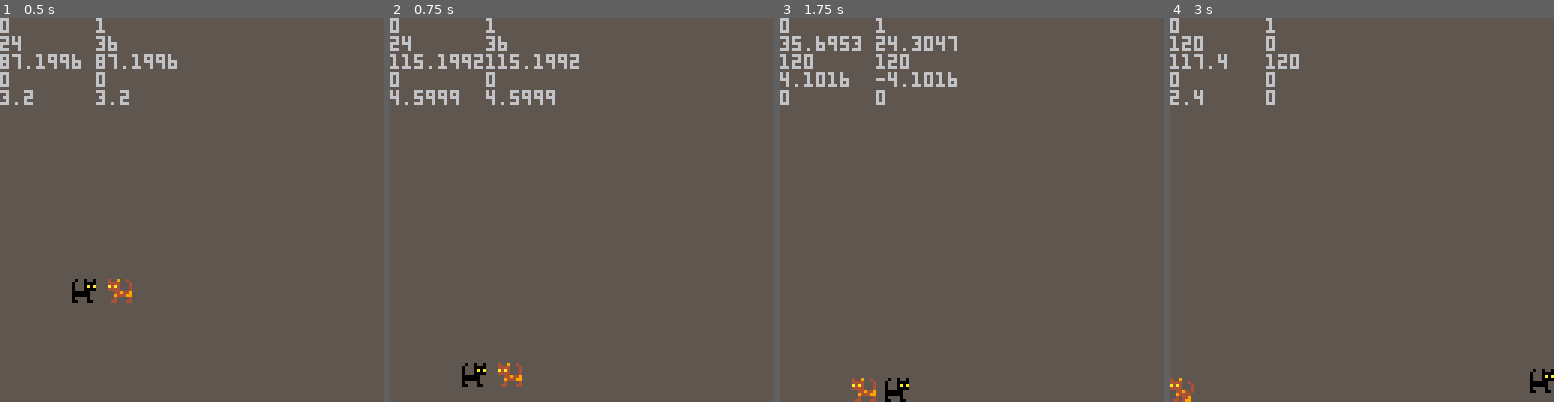
Above: before the commit, frames 1-4 (left to right).
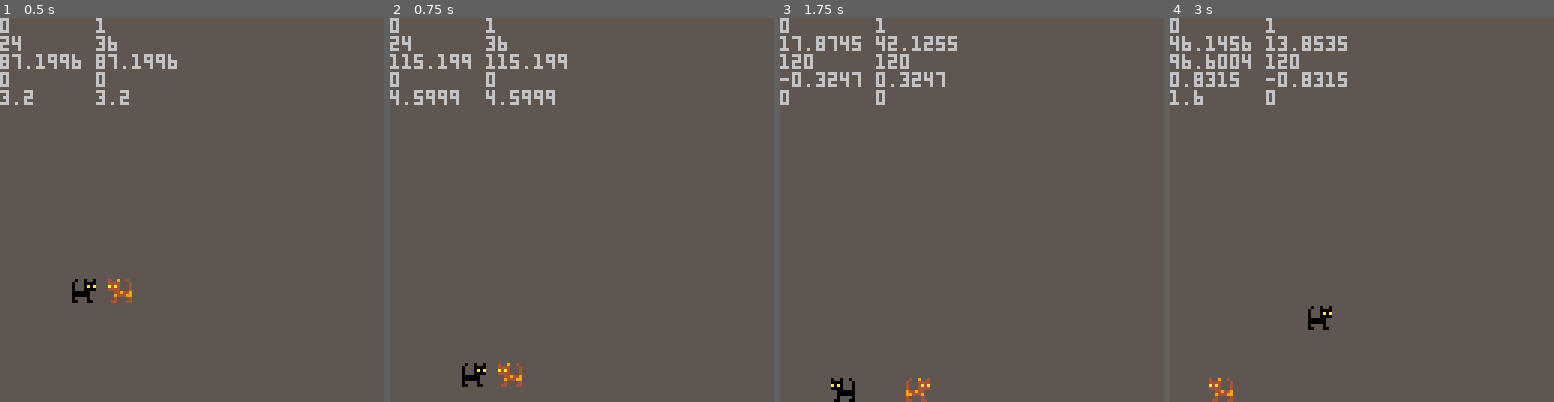
Above: after the commit, the same moments.

Repository: cdcformatc/cdcformatc.github.io
Game: PICO-8 cartridge cats/cats.p8
Two runs of this game, one before a commit and one after it. Both use one fixed random seed, a clock stepped at 60 frames per second and the inputs below.
Inputs:
- Up to frame 1 (0.5 s): tap X (X key) at 0.33 s
- Up to frame 2 (0.75 s): tap O (Z key) at 0.7 s
- Up to frame 3 (1.75 s): tap X (X key) at 1.07 s; hold Right from 1.6 s (still down); hold P2 Left from 1.6 s (still down); tap O (Z key) at 1.7 s
- Up to frame 4 (3 s): tap X (X key) at 1.85, 2.97 s; release Right at 2.1 s; release P2 Left at 2.1 s; tap O (Z key) at 2.1, 2.5, 2.9 s; hold Up 2.15-2.42 s; hold P2 Down 2.15-2.42 s; hold Right from 2.47 s (still down); hold P2 Left from 2.47 s (still down)

Frame 1 is identical in both runs. In frame 2, 0.1% of the frame differs, in the area x 21-50%, y 9-14%; in frame 3, 1.8%; in frame 4, 2.8%, in the area x 0-100%, y 4-100%.

Commit message:
improvements to cats

Diff:
--- a/cats/cats.p8
+++ b/cats/cats.p8
@@ -2,186 +2,241 @@
 version 42
 __lua__
 function _init()
- debug=true
-
- -- set beige transparent
- palt(15, true)
- -- set black not transparent
- palt(0, false)
-
- -- set game state
- game_over=false
-
- -- make cats
- cat1=make_cat(1)
- cat2=make_cat(2)
+	debug=true
+
+	-- set beige transparent
+	palt(15, true)
+	-- set black not transparent
+	palt(0, false)
+
+	-- set game state
+	game_over=false
+
+	-- make cats
+	cat1=make_cat(1)
+	cat2=make_cat(2)
+
+	main_cat=cat1
+	other_cat=cat2
+end
+
+function check_swap()
+	if (btnp(🅾️,0)) then
+		swap_cats(0,0)
+	end
+	if (btnp(❎,0)) then
+		swap_cats(1,0)
+	end
+	if (btnp(🅾️,1)) then
+		swap_cats(0,1)
+	end
+	if (btnp(❎,1)) then
+		swap_cats(1,1)
+	end
 end
 
 function _update()
- if (not game_over) then
-  move_cat(cat1)
-  move_cat(cat2)
- else
-  if(btnp(5)) _init()
- end
+	if (not game_over) then
+		check_swap()
+		move_cat(main_cat)
+		move_cat(other_cat)
+	else
+		if (btnp(5,0) or btnp(5,1)) _init()
+	end
+end
+
+function printn(s,n,x,y)
+	print(sub(s,0,n),x,y)
 end
 
 function debug_cat(cat)
- c_w=4
- c_h=6
- x=cat.n*8*c_w
- y=0
-
- print(cat.n,x,y)
- y+=c_h
- print(cat.x,x,y)
- y+=c_h
- print(cat.y,x,y)
- y+=c_h
- print(cat.dx,x,y)
- y+=c_h
- print(cat.dy,x,y)
-
+	c_w=4
+	c_h=6
+	x=cat.n*8*c_w
+	y=0
+
+	print(cat.n,x,y)
+	y+=c_h
+	printn(cat.x,7,x,y)
+	y+=c_h
+	printn(cat.y,7,x,y)
+	y+=c_h
+	printn(cat.dx,7,x,y)
+	y+=c_h
+	printn(cat.dy,7,x,y)
 end
 
 function _draw()
- cls(5)
- draw_cat(cat1)
- draw_cat(cat2)
- if debug then
-  debug_cat(cat1)
-  debug_cat(cat2)
- end
-
- if (game_over) then
-  print("game over!",44,44,7)
-  print("press ❎ to play again!",18,72,7)
- else
-
- end
+	cls(5)
+	draw_cats()
+	if debug then
+		debug_cat(cat1)
+		debug_cat(cat2)
+	end
+
+	if (game_over) then
+		print("game over!",44,44,7)
+		print("press ❎ to play again!",18,72,7)
+	end
 end
 
 -->8
 dy_gravity=0.2
 
-dy_jump=-14*dy_gravity
+dy_jump=-18*dy_gravity
 dy_down=dy_gravity
 
 dx_move=2
-ddx_slow=.75
+ddx_slow=.625
 
 function make_sprites(base)
- s={}
- s.stand=base
- s.jump=base
- s.fall=base
- s.sit=base+1
- s.loaf=base+2
- s.dead=base+3
- return s
+	s={}
+	s.stand=base
+	s.jump=base
+	s.fall=base
+	s.sit=base+1
+	s.loaf=base+2
+	s.dead=base+3
+	return s
 end
 
 function make_cat(n)
- c={}
- c.n=n-1
- c.x=24
- c.y=60
- c.dy=0
- c.dx=0
- c.s=make_sprites(c.n*16)
- if (c.n==1) then
-  c.x+=12
-  c.flip_h=true
- end
- return c
+	c={}
+	c.n=n-1
+	c.p=c.n
+	c.x=24
+	c.y=60
+	c.dy=0
+	c.dx=0
+	c.s=make_sprites(c.n*16)
+	if (c.n==1) then
+		c.x+=12
+		c.flip_h=true
+	end
+	return c
+end
+
+function swap_cats(what,player)
+	if (what==0) then
+		main_cat=cat1
+		other_cat=cat2
+	else
+		main_cat=cat2
+		other_cat=cat1
+	end
+
+	if (player==0) then
+	 sfx(2+main_cat.n)
+	else
+	 sfx(2+other_cat.n)
+	end
+
+	main_cat.p=0
+	other_cat.p=1
 end
 
 function check_btns(cat)
- local n=cat.n
- local d={}
- d.x=0
- d.y=0
-
- if (btnp(❎,n)) sfx(2+n)
- if (btn(⬅️,n)) then
-  d.x-=dx_move
- end
- if (btn(➡️,n)) then
-  d.x+=dx_move
- end
- if (btnp(⬆️,n)) then
-  sfx(0)
-  d.y+=dy_jump
- end
- if (btnp(⬇️,n)) then
-  d.y+=dy_down
- end
- if d.x>10 then
-  d.x=10
- end
- if d.x<-10 then
-  d.x=-10
- end
-
- return d
+	local p=cat.p
+	local d={}
+	d.x=0
+	d.y=0
+
+	if (btn(⬅️,p)) then
+		d.x-=dx_move
+	end
+	if (btn(➡️,p)) then
+		d.x+=dx_move
+	end
+	if (btnp(⬆️,p) and not cat.falling) then
+		sfx(0)
+		d.y+=dy_jump
+	end
+	if (btnp(⬇️,p)) then
+		d.y+=dy_down
+	end
+	if d.x>10 then
+		d.x=10
+	end
+	if d.x<-10 then
+		d.x=-10
+	end
+	return d
 end
 
 function move_cat(cat)
- cat.dy+=dy_gravity
- d=check_btns(cat)
-
- cat.dy+=d.y
- cat.dx+=d.x
-
- cat.dx*=ddx_slow
- if (abs(cat.dx)<.1) cat.dx=0
- if (cat.dy>100) cat.dy=100
- if (cat.dy<-100) cat.dy=-100
-
- cat.y+=cat.dy
- cat.x+=cat.dx
-
- cat.falling=true
- if (cat.y > 120) then
-  cat.dy=0
-  cat.y=120
-  cat.falling=false
- end
-
- if (cat.x < 0) then
-  cat.dx=0
-  cat.x=0
- end
-
- if (cat.x > 120) then
-  cat.dx=0
-  cat.x=120
- end
+	-- do graviry
+	cat.dy+=dy_gravity
+
+	-- check user input
+	d=check_btns(cat)
+
+	-- apply user input
+	cat.dy+=d.y
+	cat.dx+=d.x
+
+	-- apply x friction
+	cat.dx*=ddx_slow
+
+	-- cap speed
+	if (abs(cat.dx)<.1) cat.dx=0
+	if (cat.dy>100) cat.dy=100
+	if (cat.dy<-100) cat.dy=-100
+
+	-- finally apply speed
+	cat.y+=cat.dy
+	cat.x+=cat.dx
+
+	if (cat.y < 0) then
+		cat.y=0
+		cat.dy=0
+	end
+
+	cat.falling=true
+	if (cat.y > 120) then
+		cat.dy=0
+		cat.y=120
+		cat.falling=false
+	end
+
+	if (cat.x < 0) then
+		cat.dx=0
+		cat.x=0
+	end
+
+	if (cat.x > 120) then
+		cat.dx=0
+		cat.x=120
+	end
 end
 
 function do_draw(sprt,cat)
- spr(sprt,cat.x,cat.y,1,1,cat.flip_h)
+	spr(sprt,cat.x,cat.y,1,1,cat.flip_h)
 end
 
 function draw_cat(cat)
- if (cat.dx<0) cat.flip_h=true
- if (cat.dx>0) cat.flip_h=false
-
- if (game_over) then
-  do_draw(cat.s.dead,cat)
- elseif (cat.dy<0) then
-  do_draw(cat.s.fall,cat)
- elseif (cat.dy>0) then
- 	do_draw(cat.s.jump,cat)
- elseif (cat.dy==0 and cat.dx==0) then
-  if (cat.falling) then
-   do_draw(cat.s.fall,cat)
-  else
-   do_draw(cat.s.sit,cat)
-  end
- else
-  do_draw(cat.s.stand,cat)
- end
+	if (cat.dx<0) cat.flip_h=true
+	if (cat.dx>0) cat.flip_h=false
+
+	if (game_over) then
+		do_draw(cat.s.dead,cat)
+	elseif (cat.dy<0) then
+		do_draw(cat.s.fall,cat)
+	elseif (cat.dy>0) then
+		do_draw(cat.s.jump,cat)
+	elseif (cat.dy==0 and cat.dx==0) then
+		if (cat.falling) then
+			do_draw(cat.s.fall,cat)
+		else
+			do_draw(cat.s.sit,cat)
+		end
+	else
+		do_draw(cat.s.stand,cat)
+	end
+end
+
+function draw_cats()
+	draw_cat(other_cat)
+	draw_cat(main_cat)
 end
 __gfx__
 f0ff0ff0ffff0ff0fff0fff000fff00f000000000000000000000000000000000000000000000000000000000000000000000000000000000000000000000000
Not shown, changed: the thumbnail (__label__) section of cats/cats.p8
